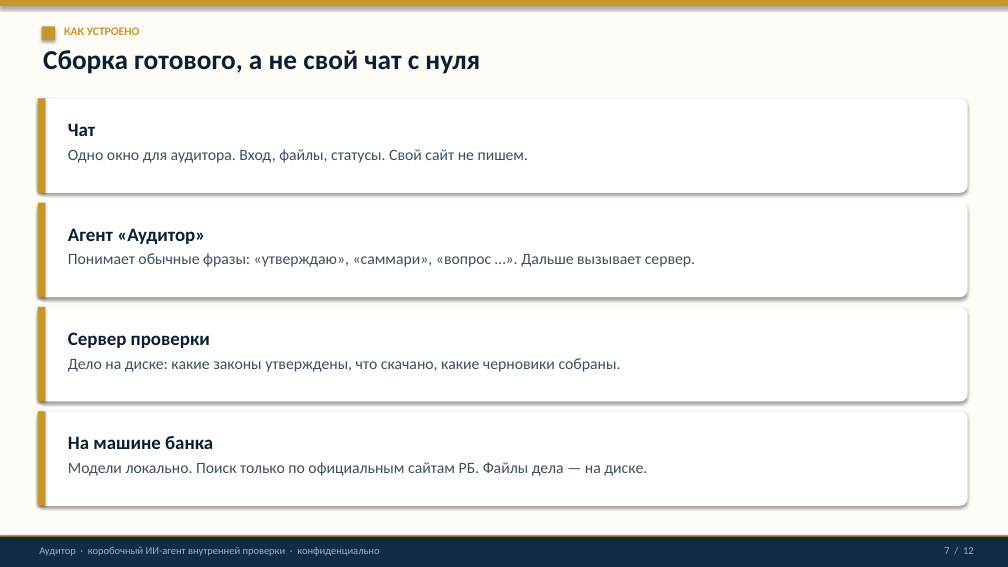
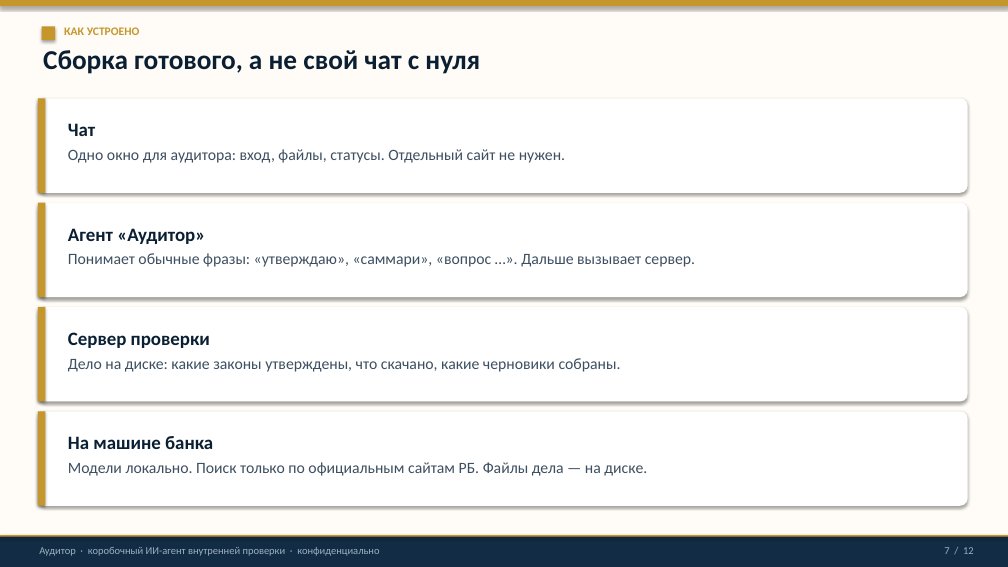
Before and after one commit to sweetd0vee/audit-tools, a slide deck: slide 7 of docs/Аудитор_ИИ-агент_презентация.pptx. Drawn at 1008x567 pixels with LibreOffice and Linux fonts; fonts in the diff are those of the drawing. Boxes give left, top, right and bottom in pixels: in the first picture for what was removed or moved away, otherwise in the second. Text is boxed around its words. In the diff, an @@ line names an element or a change of style, - is before the commit and + after.

```diff
--- a/docs/Аудитор_ИИ-агент_презентация.pptx
+++ b/docs/Аудитор_ИИ-агент_презентация.pptx
@@ text at <box>68,149,565,163</box>: text changed @@
-Одно окно для аудитора. Вход, файлы, статусы. Свой сайт не пишем.
+Одно окно для аудитора: вход, файлы, статусы. Отдельный сайт не нужен.
```
Also in this commit, not shown: 4 other slides changed, 29 other files.
